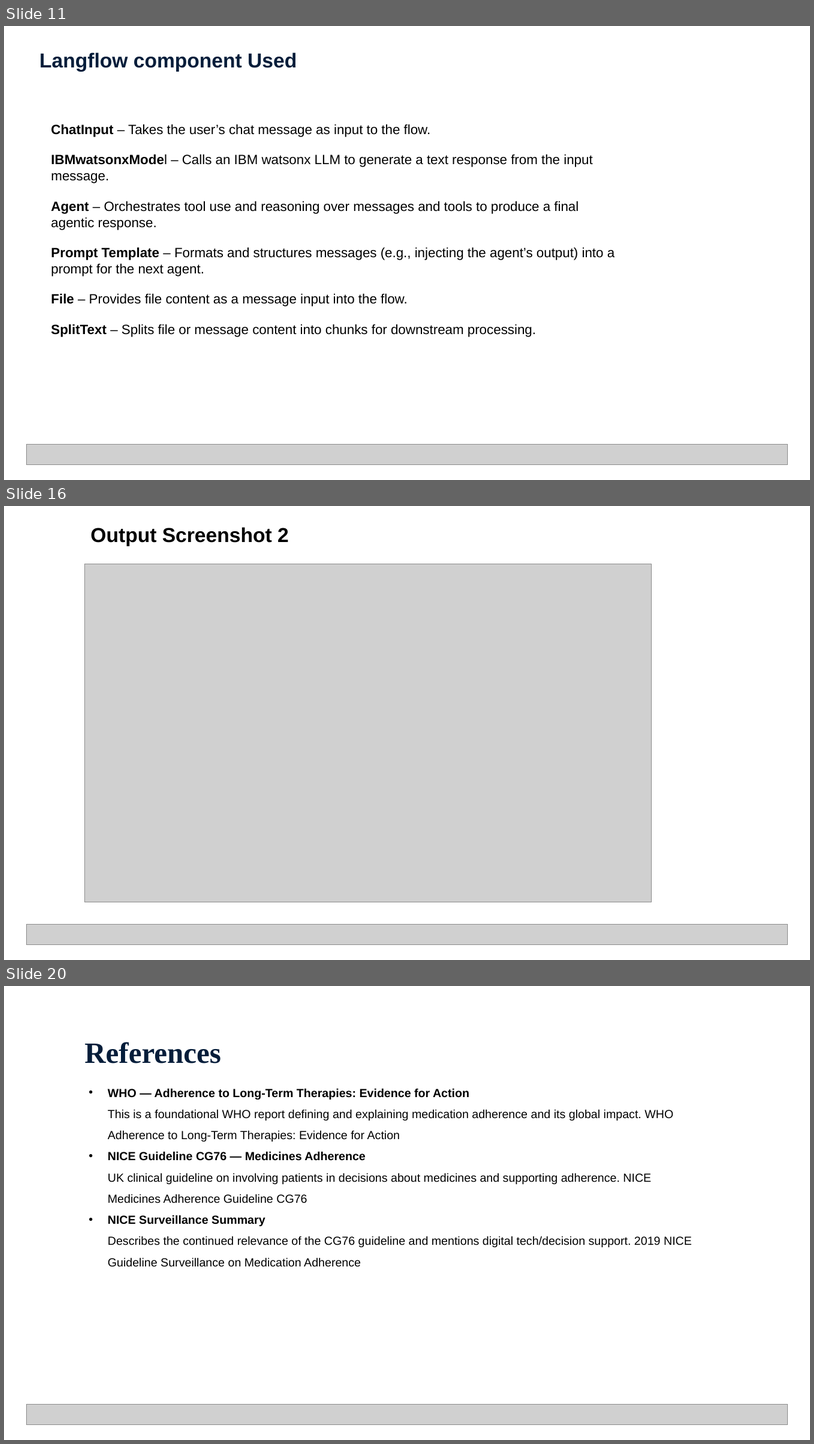
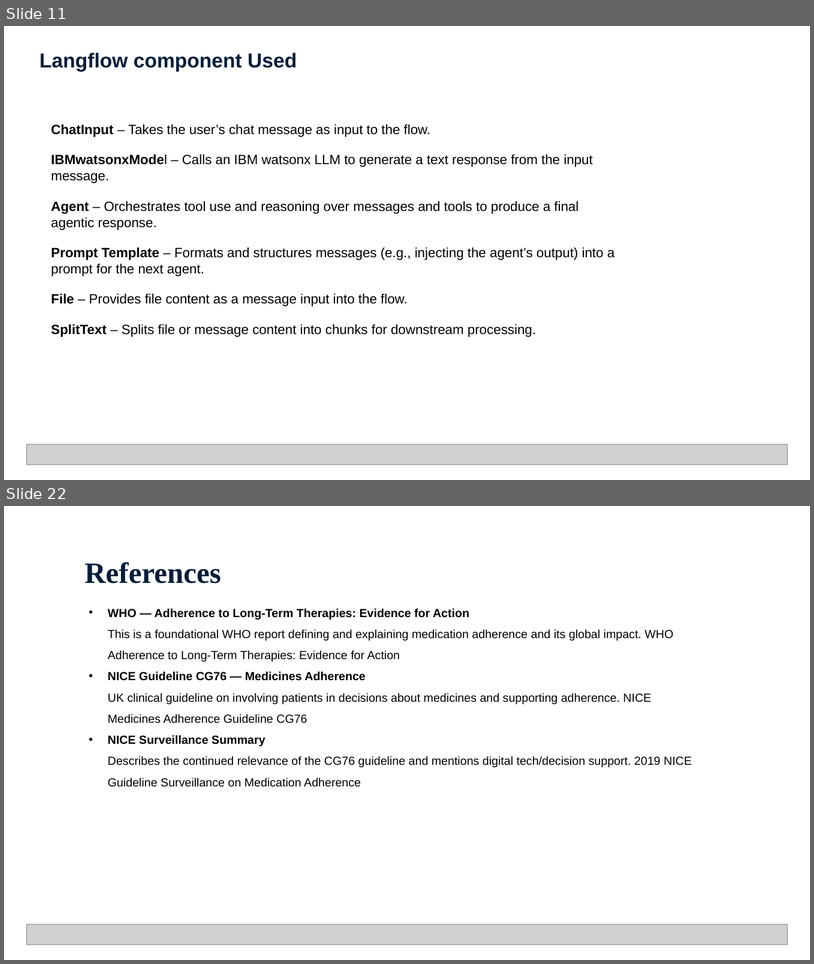
Before and after one commit to sandeep5shetty/langflow-medication-agent, a slide deck: Hackthon Project Presentation.pptx. Shown one above the other, each under a label of ours: slides 11, 16 and 20 before the commit, slides 11 and 22 after it; the slides between them are not shown. The pictures are 814x1444 and 814x964 pixels, drawn with LibreOffice and Linux fonts; fonts in the diff are those of the drawing; grey boxes stand for pictures. Boxes give left, top, right and bottom in pixels: in the first picture for what was removed or moved away, otherwise in the second. Text is boxed around its words. In the diff, an @@ line names an element or a change of style, - is before the commit and + after.

```diff
--- a/Hackthon Project Presentation.pptx
+++ b/Hackthon Project Presentation.pptx
@@ slide 16 removed at <box>4,506,810,960</box>, background #FFFFFF @@
@@ text removed at <box>90,527,289,546</box> @@
-Output Screenshot 2
@@ picture removed at <box>84,564,651,901</box> @@
@@ picture removed at <box>26,924,789,945</box> @@
@@ what was slide 20 is now slide 22 @@
```
Also in this commit, not shown: 9 slides changed, 6 slides added, 3 other slides removed.
